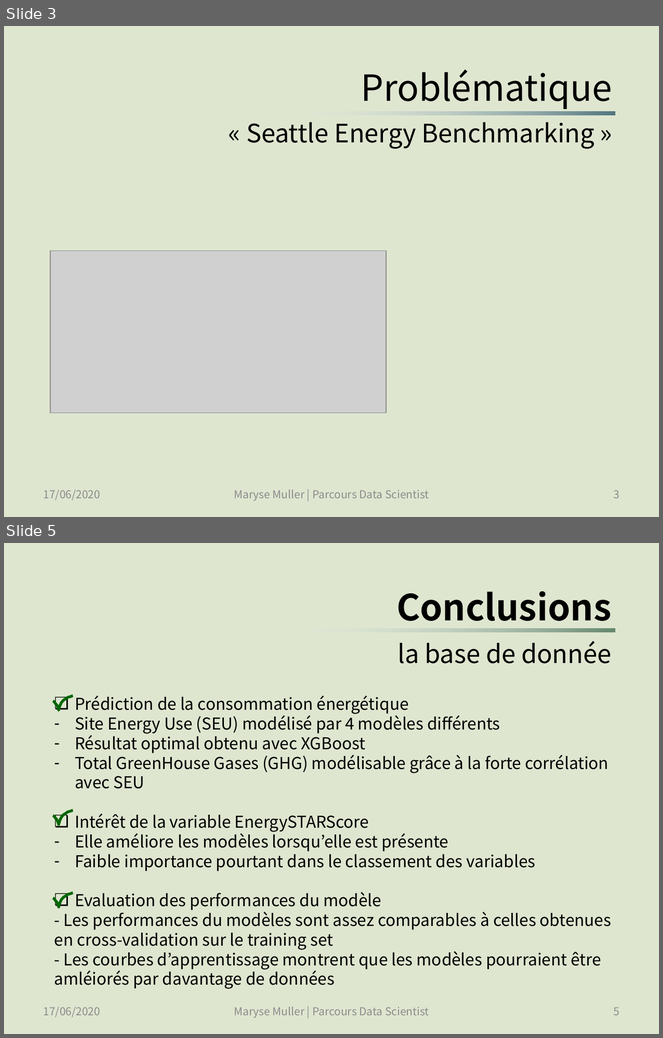
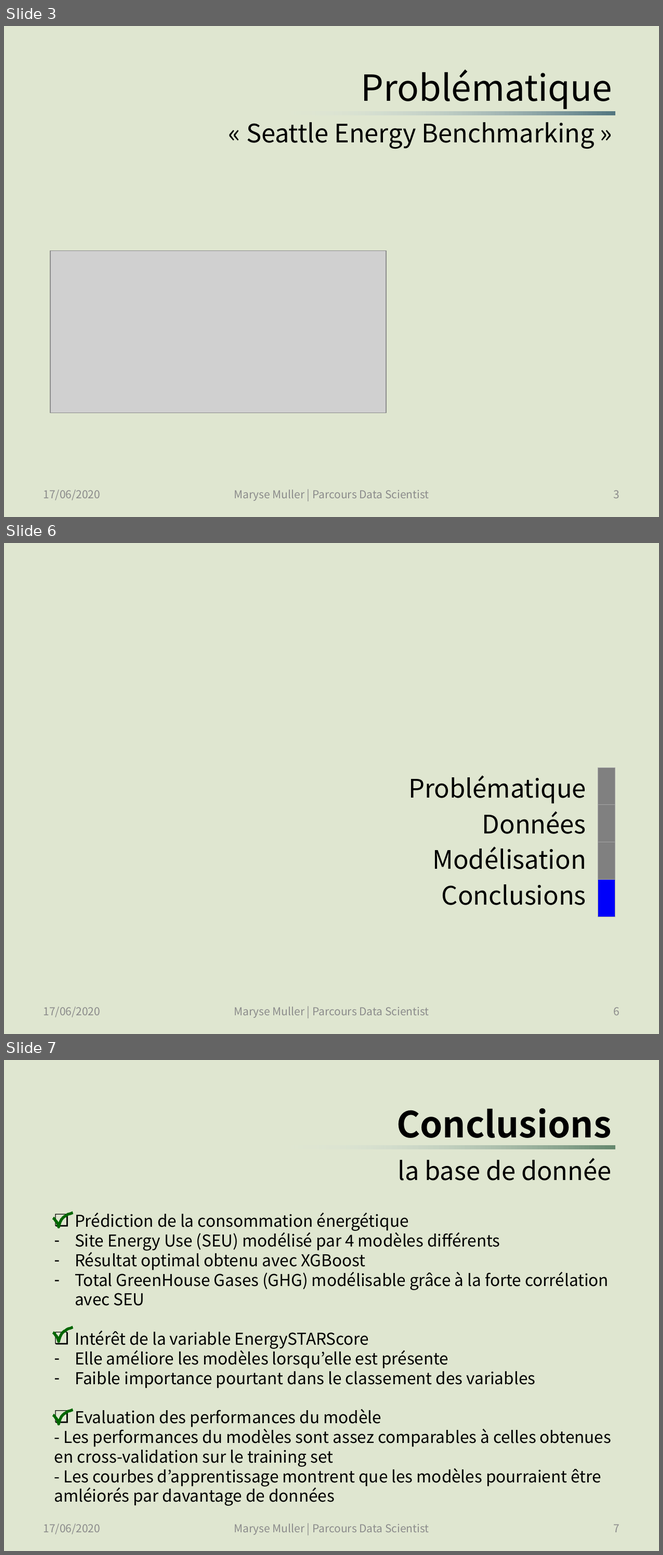
Before and after one commit to SmellyArmure/OC_DS_Project5, a slide deck: PRESENTATION/Projet5.pptx. Shown one above the other, each under a label of ours: slides 3 and 5 before the commit, slides 3, 6 and 7 after it; the slides between them are not shown. The pictures are 663x1038 and 663x1555 pixels, drawn with LibreOffice and Linux fonts; fonts in the diff are those of the drawing; grey boxes stand for pictures. Boxes give left, top, right and bottom in pixels: in the first picture for what was removed or moved away, otherwise in the second. Text is boxed around its words. In the diff, an @@ line names an element or a change of style, - is before the commit and + after.

```diff
--- a/PRESENTATION/Projet5.pptx
+++ b/PRESENTATION/Projet5.pptx
@@ slide 6 added at (x1=4, y1=543, x2=659, y2=1034), background #DFE6D0 @@
@@ text added at (x1=409, y1=775, x2=586, y2=905), 28 pt, text #000000 @@
+Problématique
+Données
+Modélisation
+Conclusions
@@ group added at (x1=598, y1=768, x2=616, y2=917): 4 rectangles @@
@@ text added at (x1=44, y1=1007, x2=101, y2=1018), 12 pt, text #8C8C8C @@
+17/06/2020
@@ text added at (x1=234, y1=1007, x2=429, y2=1018), 12 pt, text #8C8C8C @@
+Maryse Muller | Parcours Data Scientist
@@ page number added at (x1=614, y1=1007, x2=620, y2=1016), 12 pt, text #8C8C8C @@
+6
@@ what was slide 5 is now slide 7 @@
@@ page number at (x1=614, y1=1525, x2=620, y2=1533): text changed @@
-5
+7
```
Also in this commit, not shown: 2 slides changed, 1 other slide added, 4 other files.
